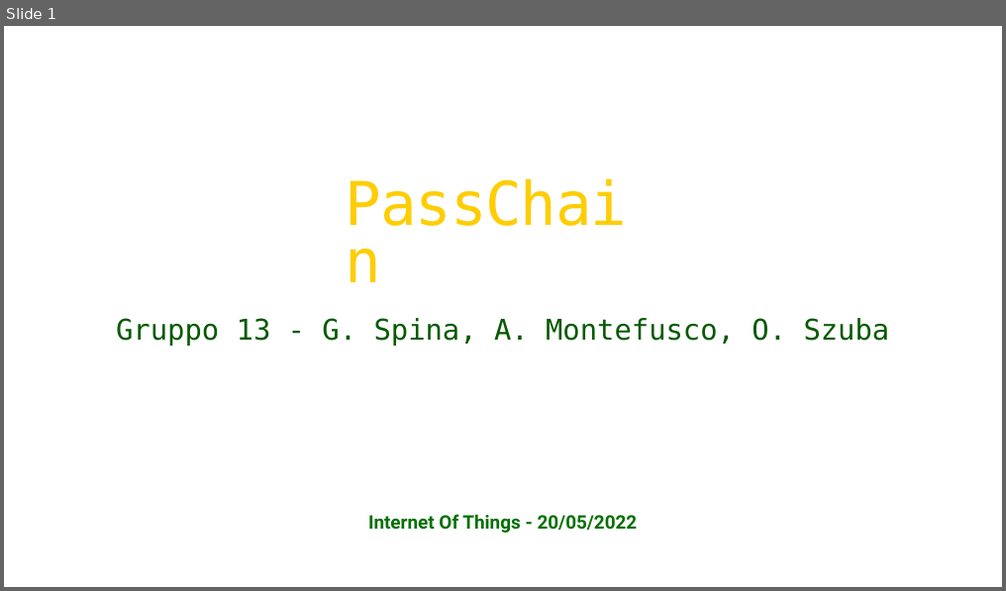
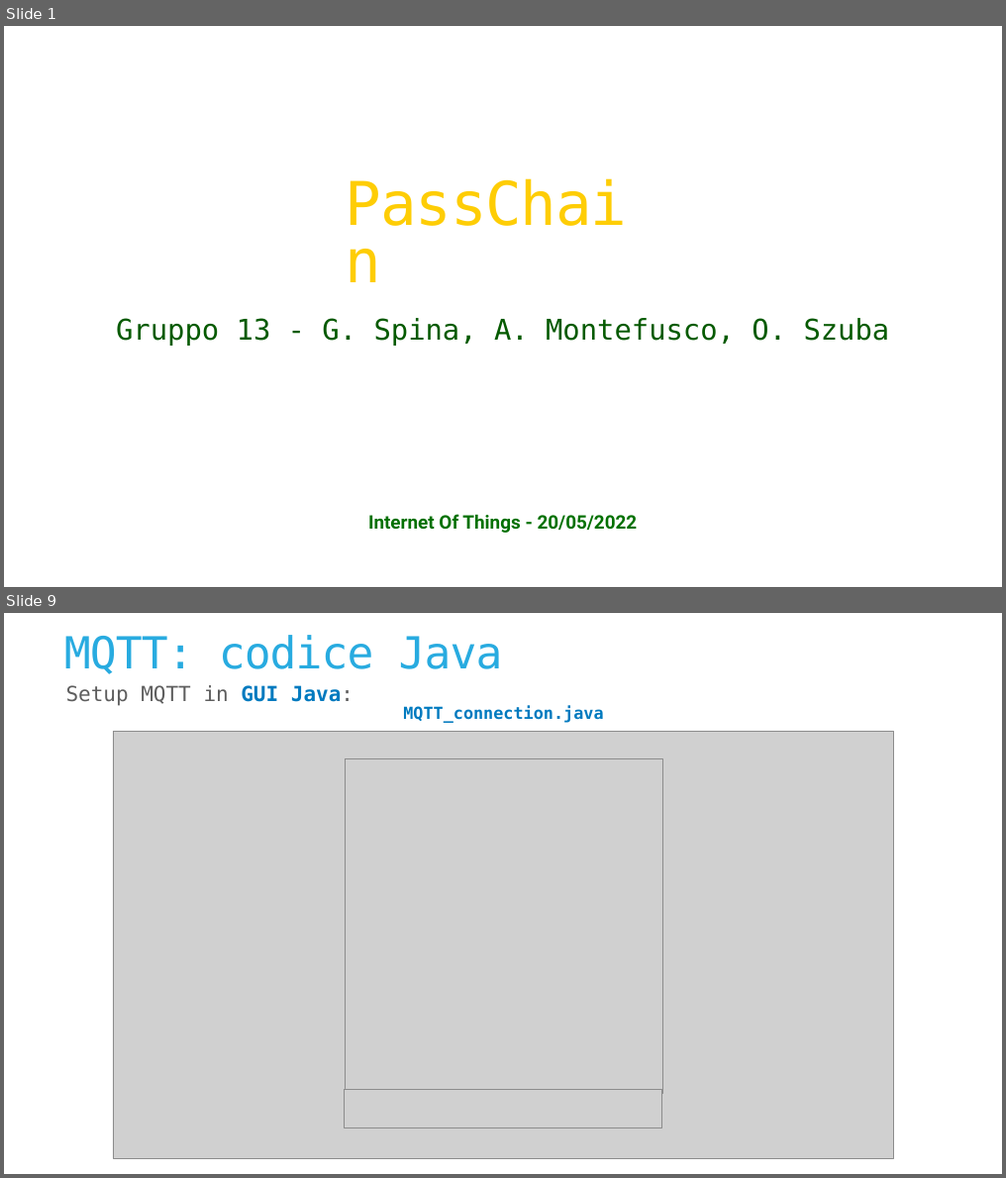
Before and after one commit to Alberto-00/Progetto-IoT, a slide deck: Presentation/TemplateIoT.pptx. Shown one above the other, each under a label of ours: slide 1 before the commit, slides 1 and 9 after it; the slides between them are not shown. The pictures are 1006x591 and 1006x1178 pixels, drawn with LibreOffice and Linux fonts; fonts in the diff are those of the drawing; grey boxes stand for pictures; background and template pictures are left out. Boxes give left, top, right and bottom in pixels: in the first picture for what was removed or moved away, otherwise in the second. Text is boxed around its words. In the diff, an @@ line names an element or a change of style, - is before the commit and + after.

```diff
--- a/Presentation/TemplateIoT.pptx
+++ b/Presentation/TemplateIoT.pptx
@@ slide 9 added at (x1=4, y1=613, x2=1002, y2=1174), background picture (left out) @@
@@ title added at (x1=64, y1=635, x2=503, y2=674), 85 pt, text #28ABE0 @@
+MQTT: codice Java
@@ text added at (x1=66, y1=685, x2=353, y2=706), 40 pt, text #5E5E5E @@
+Setup MQTT in GUI Java:
@@ picture added at (x1=113, y1=731, x2=893, y2=1158) @@
@@ text added at (x1=403, y1=705, x2=603, y2=723), 32 pt, text #0079BF, bold @@
+MQTT_connection.java
@@ picture added at (x1=345, y1=760, x2=662, y2=1094) @@
@@ picture added at (x1=344, y1=1089, x2=661, y2=1128) @@
```
Also in this commit, not shown: 7 slides changed, 1 other slide added, 1 slide removed.
